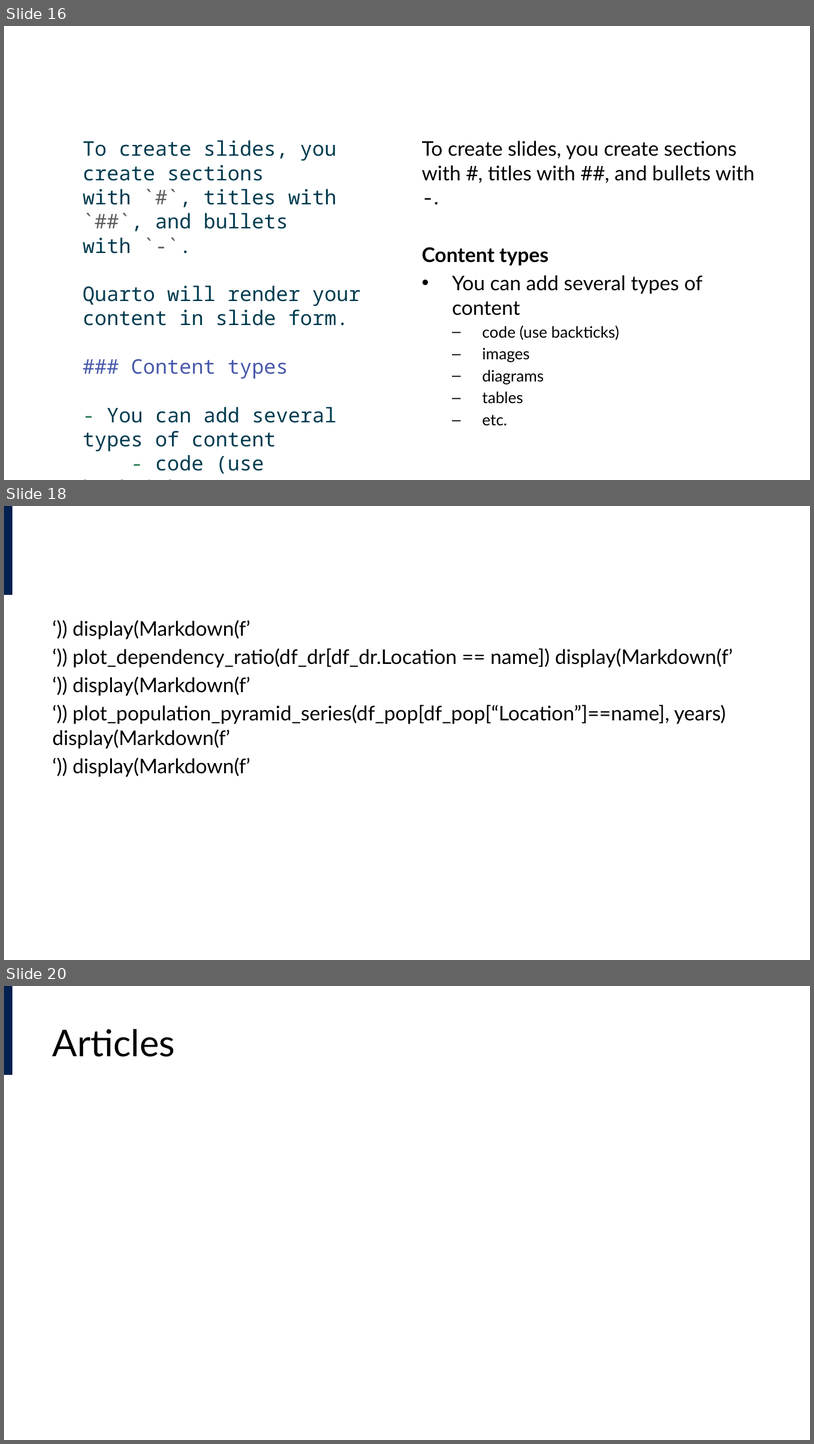
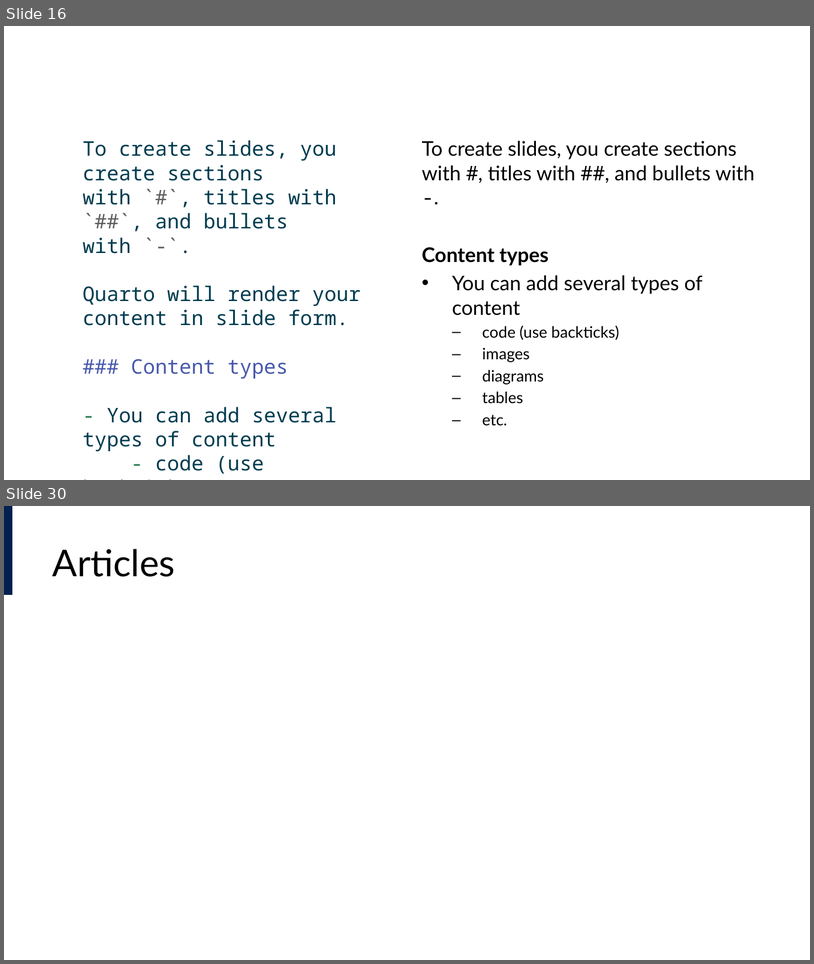
Before and after one commit to lucas-a-meyer/using-quarto, a slide deck: docs/presentation.pptx. Shown one above the other, each under a label of ours: slides 16, 18 and 20 before the commit, slides 16 and 30 after it; the slides between them are not shown. The pictures are 814x1444 and 814x964 pixels, drawn with LibreOffice and Linux fonts; fonts in the diff are those of the drawing. Boxes give left, top, right and bottom in pixels: in the first picture for what was removed or moved away, otherwise in the second. Text is boxed around its words. In the diff, an @@ line names an element or a change of style, - is before the commit and + after.

```diff
--- a/docs/presentation.pptx
+++ b/docs/presentation.pptx
@@ slide 18 removed at bbox=[4, 506, 810, 960], background #FFFFFF; not listed: 1 template element that a slide beside it also shows @@
@@ text removed at bbox=[53, 620, 734, 777] @@
-‘)) display(Markdown(f’
-‘)) plot_dependency_ratio(df_dr[df_dr.Location == name]) display(Markdown(f’
-‘)) display(Markdown(f’
-‘)) plot_population_pyramid_series(df_pop[df_pop[“Location”]==name], years) display(Markdown(f’
-‘)) display(Markdown(f’
@@ what was slide 20 is now slide 30 @@
```
Also in this commit, not shown: 2 slides changed, 11 slides added, 11 other files.
